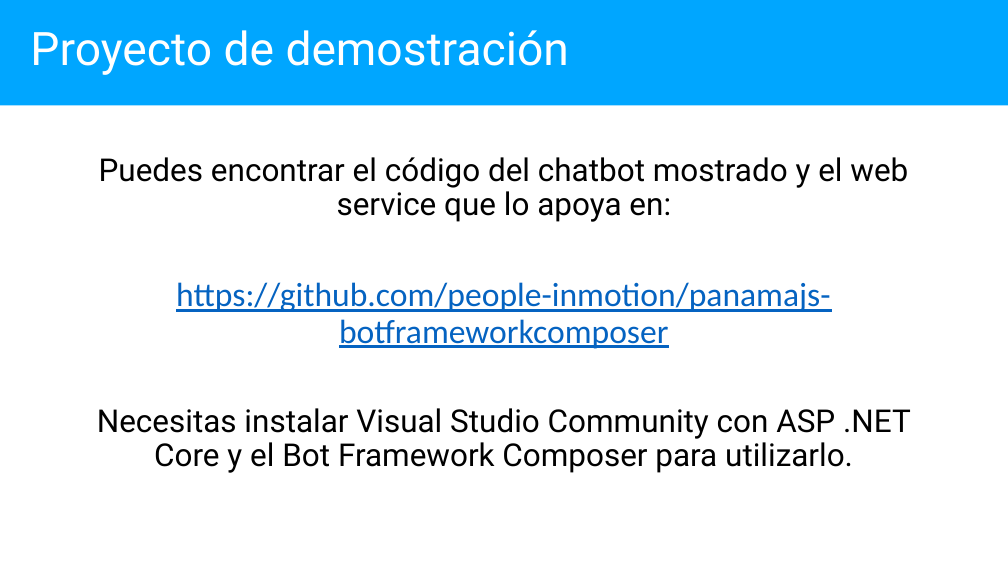
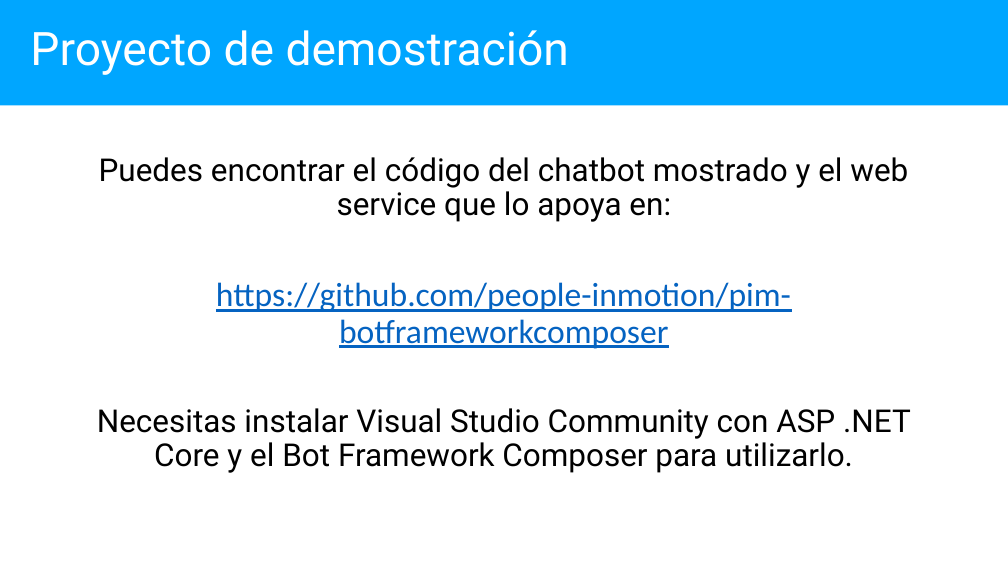
Before and after one commit to people-inmotion/pim-botframeworkcomposer, a slide deck: slide 6 of BotFrameworkComposer.pptx. Drawn at 1008x567 pixels with LibreOffice and Linux fonts; fonts in the diff are those of the drawing. Boxes give left, top, right and bottom in pixels: in the first picture for what was removed or moved away, otherwise in the second. Text is boxed around its words. In the diff, an @@ line names an element or a change of style, - is before the commit and + after.

```diff
--- a/BotFrameworkComposer.pptx
+++ b/BotFrameworkComposer.pptx
@@ text at box(216, 282, 791, 349): text changed @@
-https://github.com/people-inmotion/panamajs-botframeworkcomposer
+https://github.com/people-inmotion/pim-botframeworkcomposer
```
Also in this commit, not shown: 3 other slides changed, 17 other files.
